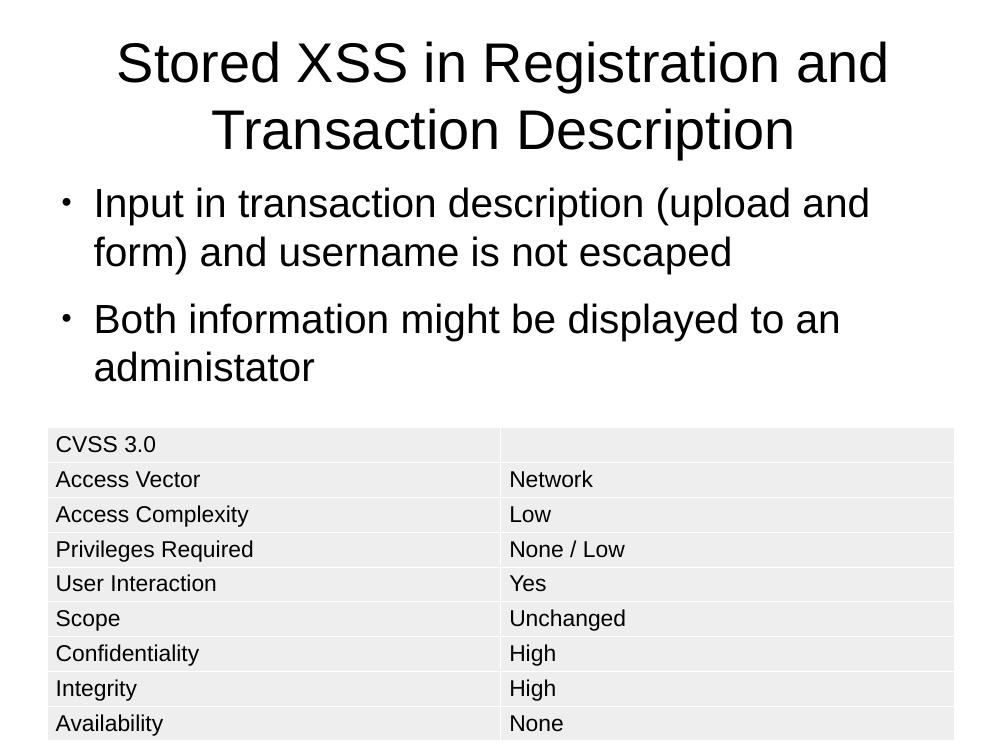
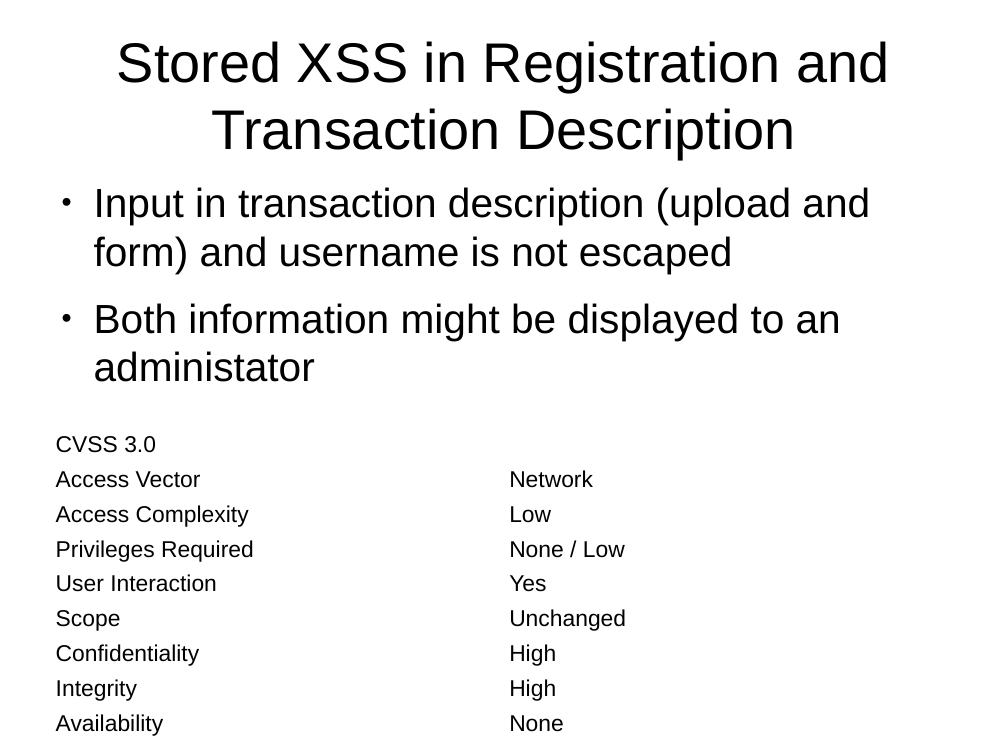
Before and after one commit to snawalgaria/SecureCoding, a slide deck: slide 3 of phase2/presentation.odp. Drawn at 1008x756 pixels with LibreOffice and Linux fonts; fonts in the diff are those of the drawing. Boxes give left, top, right and bottom in pixels: in the first picture for what was removed or moved away, otherwise in the second. Text is boxed around its words. In the diff, an @@ line names an element or a change of style, - is before the commit and + after.

```diff
--- a/phase2/presentation.odp
+++ b/phase2/presentation.odp
@@ table at (47, 428, 954, 743) @@
@@ fill #EEEEEE to none in 17 cells @@
```
Also in this commit, not shown: 5 other slides changed.
